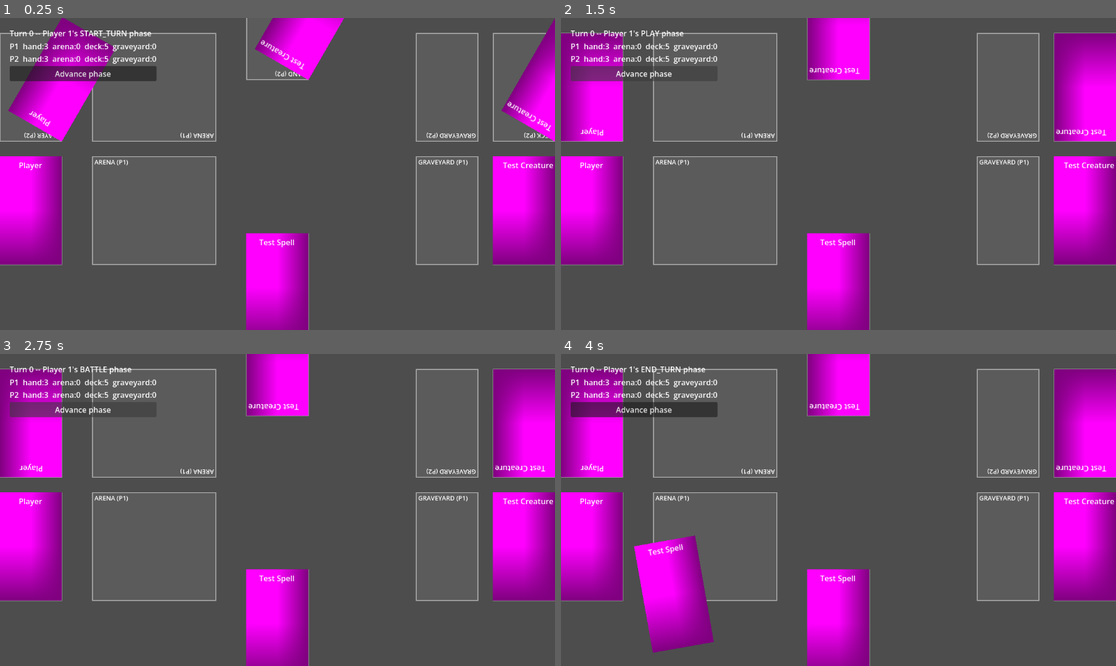
Above: before the commit, frames 1-4 (two rows, left to right).
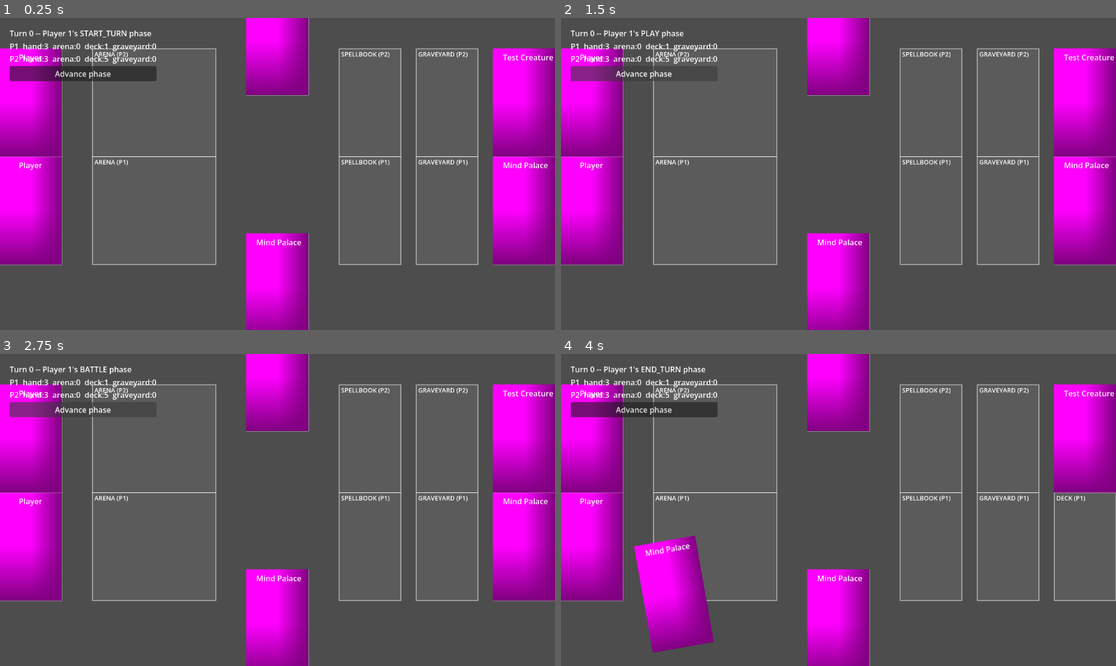
Above: after the commit, the same moments.

Repository: KT0mi/KT0mi_Card_Game_Godot
Game: Godot game, scene res://Scenes/TestScene.tscn
Same seed, same stepped clock (60 frames per second), same inputs: the game is played once before the commit and once after it.
Inputs (mouse positions are in pixels of both pictures, inside the frame that each line leads up to):
- Up to frame 1 (0.25 s): no input
- Up to frame 2 (1.5 s): click "Advance phase" at 0.5 s; click "Advance phase" at 1.25 s
- Up to frame 3 (2.75 s): click "Advance phase" at 2 s
- Up to frame 4 (4 s): tap Enter at 2.75 s; drag from (1082, 547) to (594, 547) at 2.77 s; drag from (1082, 547) to (594, 547) at 3.52 s

The runs differ from the first frame. In frame 1, 14% of the frame differs, in the area x 0-100%, y 0-80%; in frame 2, 11%; in frame 3, 11%; in frame 4, 15%.

Commit message:
Added SPELLBOOK zone type for persistent spell resolving, added persistent spell playing to game actions, added mind_palace card

Diff:
--- /dev/null
+++ b/Cards/Test/test_spell.gd
@@ -0,0 +1,11 @@
+extends SpellCardDefinition
+
+func _init() -> void:
+	id = &"test_spell"
+	card_name = "Test Spell"
+	card_text = ""
+	cast_type = SpellCardDefinition.CastType.INSTANT
+	sets = [&"test_set"]
+
+func resolve_effect(card: CardInstance, event: PlayCardEvent) -> void:
+	print("%s resolved Test Spell" % card.owner.player_name)
--- /dev/null
+++ b/Cards/WarOfPower/mind_palace.gd
@@ -0,0 +1,28 @@
+extends SpellCardDefinition
+
+func _init() -> void:
+	id = &"mind_palace"
+	card_name = "Mind Palace"
+	card_text = "After 2 turns of play, draw 2 cards on the start of the play phase."
+	cast_type = SpellCardDefinition.CastType.PERSISTENT
+	sets = [&"war_of_power"]
+
+func resolve_effect(card: CardInstance, event: PlayCardEvent) -> void:
+	card.counters.set("check", 2)
+
+func _build_abilities() -> Array[Ability]:
+	return [Ability.new(Events.PLAY_PHASE_START,
+	func(card, event)->void:
+		GameActions.draw_cards(card.owner, 2)
+		ZoneManager.move_to(card, Zone.Type.GRAVEYARD, ZoneChangeEvent.Reason.DEATH)
+	,
+	func(card, event)->bool:
+		return card.counters["check"] <= 0
+	),
+		Ability.new(Events.START_PHASE_START,
+	func(card, event)->void:
+		GameActions.draw_cards(card.owner, 2)
+	,
+	func(card, event)->bool:
+		return TurnController.current_player == card.owner
+	)]
--- a/Cards/test_spell.gd
+++ /dev/null
@@ -1,13 +0,0 @@
-extends SpellCardDefinition
-
-func _init() -> void:
-	id = &"test_spell"
-	card_name = "Test Spell"
-	card_text = ""
-	cast_type = SpellCardDefinition.CastType.INSTANT
-	sets = [&"test_set"]
-
-func _build_abilities() -> Array[Ability]:
-	return [Ability.new(Events.CARD_PLAYED,
-	func(card, event): print("%s resolved Test Bold" % card.owner.player_name),
-	func(card, event): return event.card == card)]
--- /dev/null
+++ b/Decks/PlayerDeck.tres
@@ -0,0 +1,9 @@
+[gd_resource type="Resource" script_class="DeckData" format=3 uid="uid://r1rcvqgiis1d"]
+
+[ext_resource type="Script" uid="uid://byj4jqh3sw4qv" path="res://Scripts/CardDataScripts/DeckData.gd" id="1_vtkis"]
+
+[resource]
+script = ExtResource("1_vtkis")
+deck_name = "Player Deck"
+card_ids = Array[StringName]([&"mind_palace", &"mind_palace", &"mind_palace", &"mind_palace"])
+metadata/_custom_type_script = "uid://byj4jqh3sw4qv"
--- a/Scenes/TestScene.tscn
+++ b/Scenes/TestScene.tscn
@@ -2,10 +2,12 @@
 
 [ext_resource type="Script" uid="uid://dm7cn05jd22ab" path="res://Scripts/SceneScripts/MatchController.gd" id="1_5lt6y"]
 [ext_resource type="PackedScene" uid="uid://iixj5wm8e782" path="res://Scenes/CardHolder.tscn" id="2_8k7wh"]
+[ext_resource type="Resource" uid="uid://r1rcvqgiis1d" path="res://Decks/PlayerDeck.tres" id="2_iufkg"]
 [ext_resource type="PackedScene" uid="uid://dlbv0s30abxbh" path="res://Scenes/ArenaHolder.tscn" id="3_8k7wh"]
 
 [node name="TestScene" type="Node2D" unique_id=1688716480]
 script = ExtResource("1_5lt6y")
+player_one_deck = ExtResource("2_iufkg")
 
 [node name="P1Deck" parent="." unique_id=2121250337 instance=ExtResource("2_8k7wh")]
 position = Vector2(1024, 288)
@@ -24,38 +26,46 @@
 [node name="P1Arena" parent="." unique_id=262156364 instance=ExtResource("3_8k7wh")]
 position = Vector2(192, 288)
 
-[node name="P1Arena2" parent="." unique_id=1267337120 instance=ExtResource("3_8k7wh")]
-position = Vector2(448, 256)
-rotation = 3.1415927
-
 [node name="P1Graveyard" parent="." unique_id=1817713873 instance=ExtResource("2_8k7wh")]
 position = Vector2(864, 288)
 capacity = -1
 zone_type = 3
 
+[node name="P1Spellbook" parent="." unique_id=2068139386 instance=ExtResource("2_8k7wh")]
+position = Vector2(704, 288)
+capacity = -1
+zone_type = 5
+
+[node name="P2Arena" parent="." unique_id=1267337120 instance=ExtResource("3_8k7wh")]
+position = Vector2(192, 64)
+rotation = -6.2831855
+owner_is_player_one = false
+
 [node name="P2Deck" parent="." unique_id=498374642 instance=ExtResource("2_8k7wh")]
-position = Vector2(1152, 256)
-rotation = 3.1415927
+position = Vector2(1024, 64)
 capacity = -1
 owner_is_player_one = false
 zone_type = 2
 
 [node name="P2PlayerZone" parent="." unique_id=1116025579 instance=ExtResource("2_8k7wh")]
-position = Vector2(128, 256)
-rotation = 3.1415927
+position = Vector2(0, 64)
 owner_is_player_one = false
 zone_type = 4
 
 [node name="P2Hand" parent="." unique_id=1733684403 instance=ExtResource("2_8k7wh")]
-position = Vector2(640, 128)
-rotation = 3.1415927
+position = Vector2(512, -64)
 capacity = -1
 owner_is_player_one = false
 zone_type = 0
 
 [node name="P2Graveyard" parent="." unique_id=796521439 instance=ExtResource("2_8k7wh")]
-position = Vector2(992, 256)
-rotation = 3.1415927
+position = Vector2(864, 64)
 capacity = -1
 owner_is_player_one = false
 zone_type = 3
+
+[node name="P2Spellbook" parent="." unique_id=1497827241 instance=ExtResource("2_8k7wh")]
+position = Vector2(704, 64)
+capacity = -1
+owner_is_player_one = false
+zone_type = 5
--- a/Scripts/CardDataScripts/Ability.gd
+++ b/Scripts/CardDataScripts/Ability.gd
@@ -9,7 +9,8 @@
 ## from the graveyard itself) -- see GameState.is_ability_active().
 var active_in_graveyard: bool = false
 
-func _init(t: StringName, e: Callable,
+func _init(t: StringName,
+		e: Callable,
 		c: Callable = func(_card, _event): return true,
 		graveyard: bool = false) -> void:
 	trigger = t
--- a/Scripts/CardDataScripts/SpellCardDefinition.gd
+++ b/Scripts/CardDataScripts/SpellCardDefinition.gd
@@ -3,3 +3,6 @@
 enum CastType {INSTANT, PERSISTENT}
 
 @export var cast_type: CastType = CastType.INSTANT
+
+func resolve_effect(_card: CardInstance, _event: PlayCardEvent) -> void:
+	pass
--- a/Scripts/GameActions.gd
+++ b/Scripts/GameActions.gd
@@ -25,7 +25,13 @@
 	if card.is_creature():
 		await ZoneManager.move_to(card, Zone.Type.ARENA, ZoneChangeEvent.Reason.PLAY)
 	else:
-		await ZoneManager.move_to(card, Zone.Type.GRAVEYARD, ZoneChangeEvent.Reason.PLAY)
+		if card.is_spell():
+			await (card.definition as SpellCardDefinition).resolve_effect(card, event)
+			var def : SpellCardDefinition = card.definition
+			if def.cast_type == SpellCardDefinition.CastType.INSTANT:
+				await ZoneManager.move_to(card, Zone.Type.GRAVEYARD, ZoneChangeEvent.Reason.PLAY)
+			else:
+				await ZoneManager.move_to(card, Zone.Type.SPELLBOOK, ZoneChangeEvent.Reason.PLAY)
 
 	print("GameActions: Resolved try_play_card action sucessfully")
 	await TriggerSystem.emit(Events.CARD_PLAYED, event)
--- a/Scripts/GameObjectClasses/Player.gd
+++ b/Scripts/GameObjectClasses/Player.gd
@@ -8,6 +8,7 @@
 var deck: Array[CardInstance] = []
 var graveyard: Array[CardInstance] = []
 var player_zone: Array[CardInstance] = []
+var spellbook: Array[CardInstance] = []
 
 func _init(name: String) -> void:
 	player_name = name
@@ -20,6 +21,7 @@
 		Zone.Type.DECK: return deck
 		Zone.Type.GRAVEYARD: return graveyard
 		Zone.Type.PLAYER: return player_zone
+		Zone.Type.SPELLBOOK: return spellbook
 		_: return []
 
 func all_cards() -> Array[CardInstance]:
@@ -28,6 +30,7 @@
 	result.append_array(arena)
 	result.append_array(graveyard)
 	result.append_array(player_zone)
+	result.append_array(spellbook)
 	return result
 
 func can_add_to_arena() -> bool:
--- a/Scripts/GameObjectClasses/Zone.gd
+++ b/Scripts/GameObjectClasses/Zone.gd
@@ -1,3 +1,3 @@
 class_name Zone
 
-enum Type {HAND, ARENA, DECK, GRAVEYARD, PLAYER}
+enum Type {HAND, ARENA, DECK, GRAVEYARD, PLAYER, SPELLBOOK}
--- a/Scripts/GameState.gd
+++ b/Scripts/GameState.gd
@@ -35,4 +35,4 @@
 func is_ability_active(card: CardInstance, ability: Ability) -> bool:
 	if card.current_zone == Zone.Type.GRAVEYARD:
 		return ability.active_in_graveyard
-	return card.current_zone in [Zone.Type.ARENA, Zone.Type.PLAYER]
+	return card.current_zone in [Zone.Type.ARENA, Zone.Type.PLAYER, Zone.Type.SPELLBOOK]
--- a/Scripts/SceneScripts/card.gd
+++ b/Scripts/SceneScripts/card.gd
@@ -113,4 +113,3 @@
 	var holder: CardHolder = CardViewManager.holder_for(card_instance)
 	if holder:
 		holder.add_card(self)
-		holder._arrange_cards()
--- a/Scripts/TriggerSystem.gd
+++ b/Scripts/TriggerSystem.gd
@@ -2,6 +2,7 @@
 ##Autoload
 
 func emit(event_name: StringName, event: GameEvent) -> void:
+	print("TriggerSystem: Emit trigger for event: %s" % event_name)
 	for entry in _gather_candidates(event_name):
 		var card: CardInstance = entry.card
 		var ability: Ability = entry.ability
@@ -9,7 +10,9 @@
 		if not GameState.is_ability_active(card, ability):
 			continue
 
+		print("TriggerSystem: Found possible candidate for event trigger, running condition")
 		if ability.condition.call(card, event):
+			print("TriggerSystem: Triggered checked resolving card ability")
 			await ability.resolve(card, event)
 
 func _gather_candidates(event_name: StringName) -> Array:
Renamed: Cards/test_creature.gd -> Cards/Test/test_creature.gd
Renamed: Cards/test_creature.gd.uid -> Cards/Test/test_creature.gd.uid
Renamed: Cards/test_player_card.gd -> Cards/Test/test_player_card.gd
Renamed: Cards/test_player_card.gd.uid -> Cards/Test/test_player_card.gd.uid
Renamed: Cards/test_spell.gd.uid -> Cards/Test/test_spell.gd.uid
Not shown, added: Cards/WarOfPower/mind_palace.gd.uid
